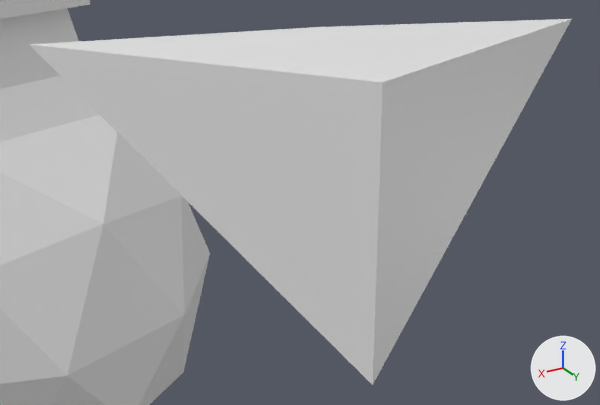
The FBX model Assets/art/vase.fbx as it was, and as the next commit left it.
Before and after are seen from a camera (50 mm lens) standing at (-0.5053, 1.9048, 2.6747) and looking at (-0.5173, 1.8848, 2.6647). Arrows for +X, +Y and +Z are at lower right; the lights stay in place. Where no turn or scale is listed for an object, it has been applied to the vertices.

Script lines for the objects in view, before the commit:
```python
me_icosphere = bpy.data.meshes.new('Icosphere')
me_icosphere.from_pydata(...)  # 122 vertices, 195 faces; spans x -1.07..1.07, y -1.12..1.12, z -1.12..1.59
me_icosphere.materials.append(mat_material_001)  # white #e7e7e7
me_icosphere_cell_016 = bpy.data.meshes.new('Icosphere_cell.016')
me_icosphere_cell_016.from_pydata([(0.0011, 0.0035, 0.0017), (-0.0008, -0.0024, 0.0018), (-0.0087, 0.0003, 0.0017), (0.0012, 0.0036, -0.0068), (0.0072, -0.0049, 0.0017)], [], [(0, 3, 2), (4, 1, 2, 3), (1, 4, 0), (4, 3, 0), (2, 1, 0)])
ob_icosphere = bpy.data.objects.new('Icosphere', me_icosphere)
ob_icosphere.location = (-1.21716, -2.42481, 0.49796)
ob_icosphere_cell_017 = bpy.data.objects.new('Icosphere_cell.017', me_icosphere_cell_016)
ob_icosphere_cell_017.location = (-0.51789, 1.88591, 2.66788)
```
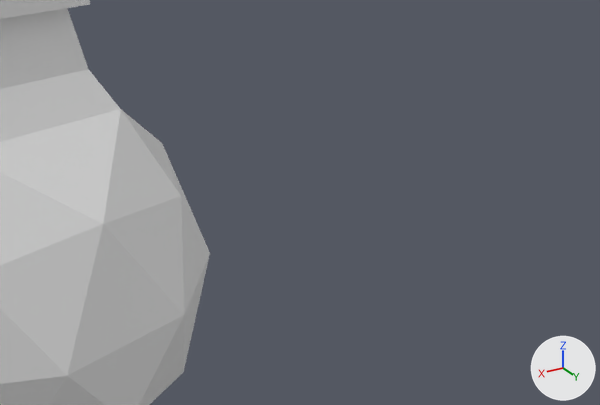
What differs and where, as boxes (x1, y1, x2, y2) in the pictures (600 x 405 px):
'Icosphere_cell.017', deleted
    before: (29, 19, 572, 385)

The change, as a list of edits to the scene's bpy script:
```text
Remove ob_icosphere_cell_017:
    ob_icosphere_cell_017 = bpy.data.objects.new('Icosphere_cell.017', me_icosphere_cell_016)
    ob_icosphere_cell_017.location = (-0.51789, 1.88591, 2.66788)
```
